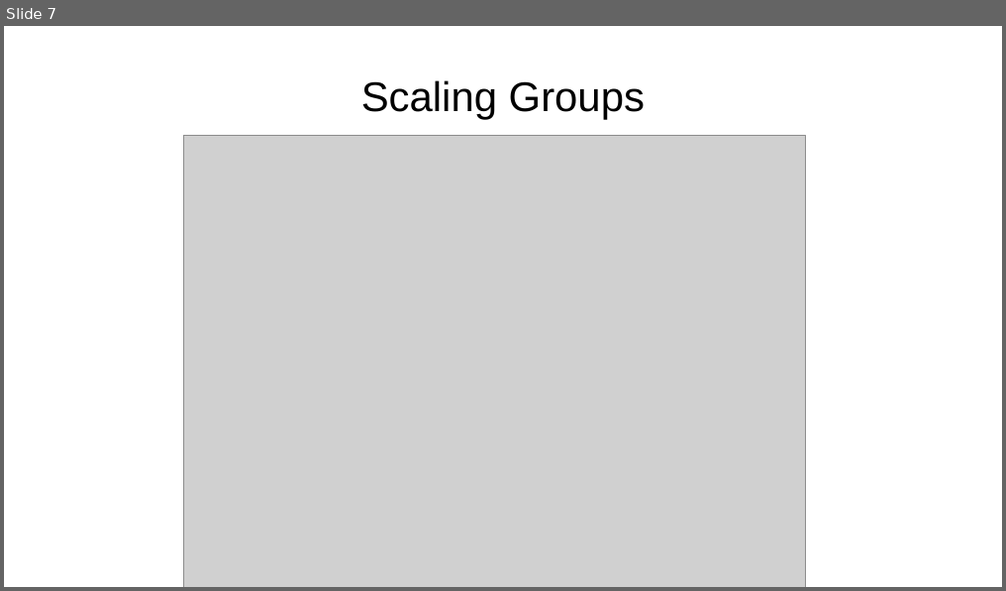
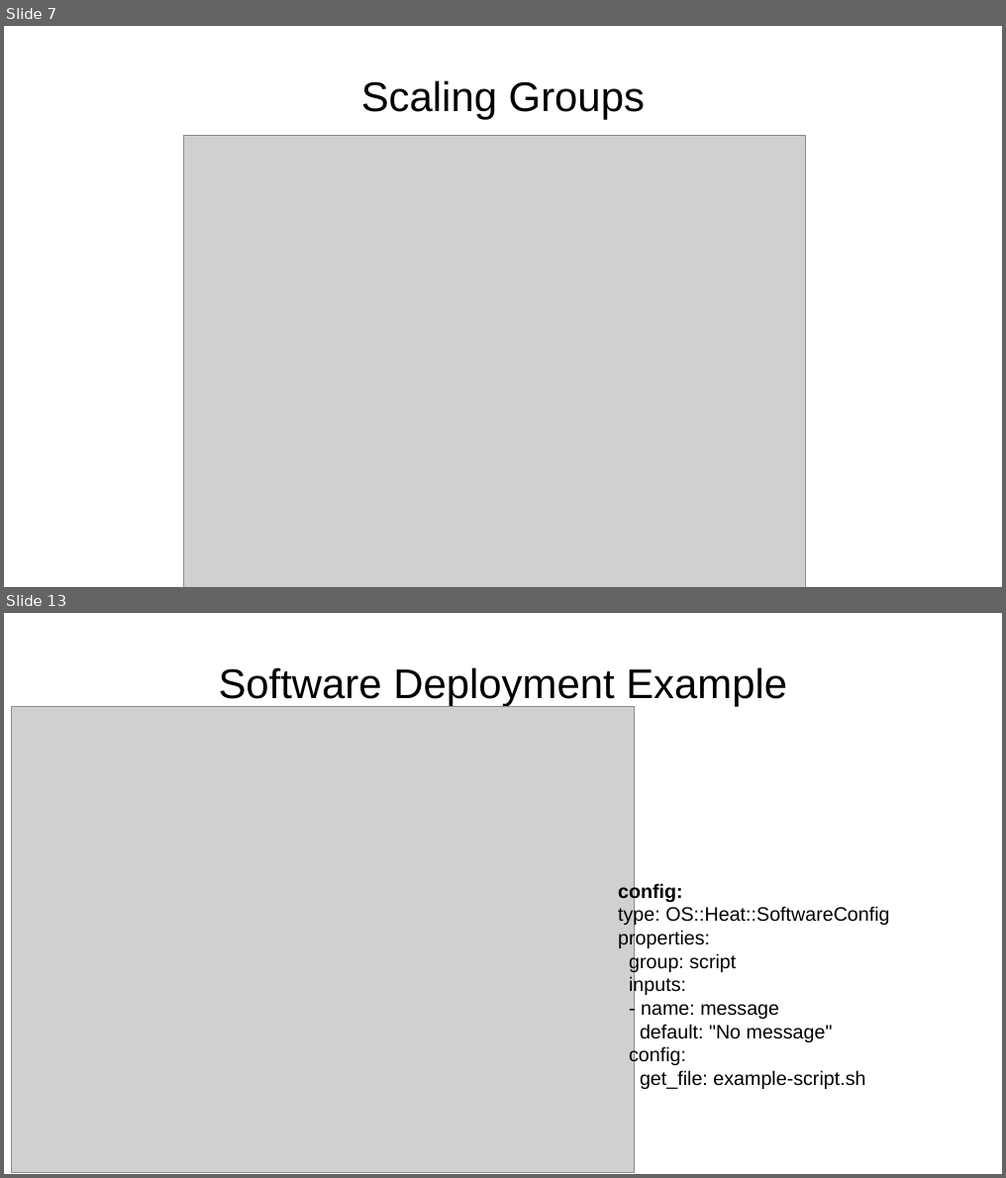
Before and after one commit to zaneb/presentations, a slide deck: Heat_Beyond_Basics.odp. Shown one above the other, each under a label of ours: slide 7 before the commit, slides 7 and 13 after it; the slides between them are not shown. The pictures are 1006x591 and 1006x1178 pixels, drawn with LibreOffice and Linux fonts; fonts in the diff are those of the drawing; grey boxes stand for pictures; background and template pictures are left out. Boxes give left, top, right and bottom in pixels: in the first picture for what was removed or moved away, otherwise in the second. Text is boxed around its words. In the diff, an @@ line names an element or a change of style, - is before the commit and + after.

Commit message:
Update slides with examples
Added slides to accompany the demo section of the talk,
and an associated diagram.

```diff
--- a/Heat_Beyond_Basics.odp
+++ b/Heat_Beyond_Basics.odp
@@ slide 13 added at (4,613,1002,1174), background picture (left out) @@
@@ title added at (219,667,787,707), 38.3 pt, text #000000 @@
+Software Deployment Example
@@ picture added at (12,706,634,1172) @@
@@ text added at (618,882,889,1089), 18 pt, text #000000 @@
+config:
+type: OS::Heat::SoftwareConfig
+properties:
+group: script
+inputs:
+- name: message
+default: "No message"
+config:
+get_file: example-script.sh
```
Also in this commit, not shown: 1 slide changed, 6 other slides added, 1 other file.
